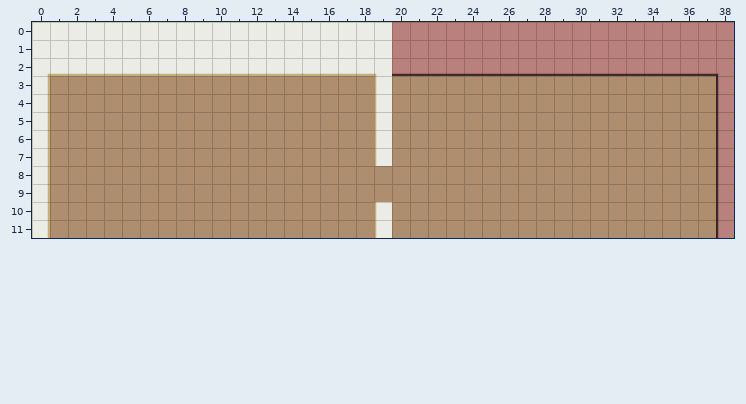
A Tiled map gets an edit: Assets/Tilemap/Jornada7.tmx. Above, as it was before the edit.
Cells are 64x64 px. Shown: x 0..38, y 0..11.
The same view after the edit:
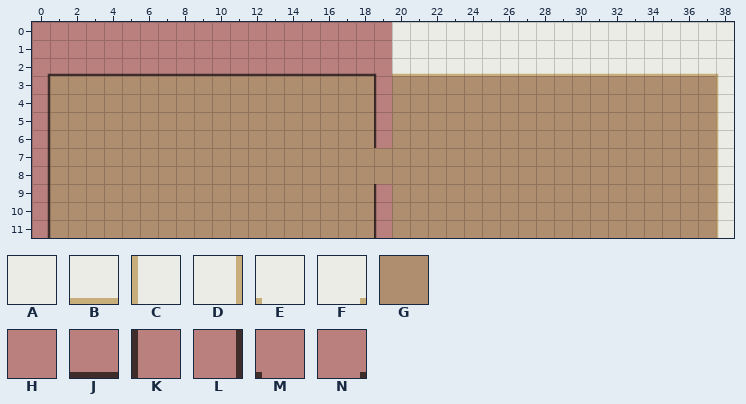
Key: from "Tileset": A 1, B 2, C 3, D 4, E 5, F 6, G 8, H 9, J 10, K 11, L 12, M 13, N 14.
_ is an empty cell.
Tiles replaced or removed in this view: A, B, C, D, E, F, G, H, J, K, M.
Commit: Jornadas y tamaño max de grupo por jornada
Changes in this commit:
Changed rows in their new state; . is an unchanged cell.
Layer "Capa de patrones 1":
first column x 0:
 0 HHHHHHHHHHHHHHHHHHHHAAAAAAAAAAAAAAAAAAA
 1 HHHHHHHHHHHHHHHHHHHHAAAAAAAAAAAAAAAAAAA
 2 NJJJJJJJJJJJJJJJJJJMBBBBBBBBBBBBBBBBBBE
 3 L..................K..................C
 4 L..................K..................C
 5 L..................K..................C
 6 L..................K..................C
 7 L..................G..................C
 8 L.....................................C
 9 L..................K..................C
10 L..................K..................C
11 L..................K..................C
